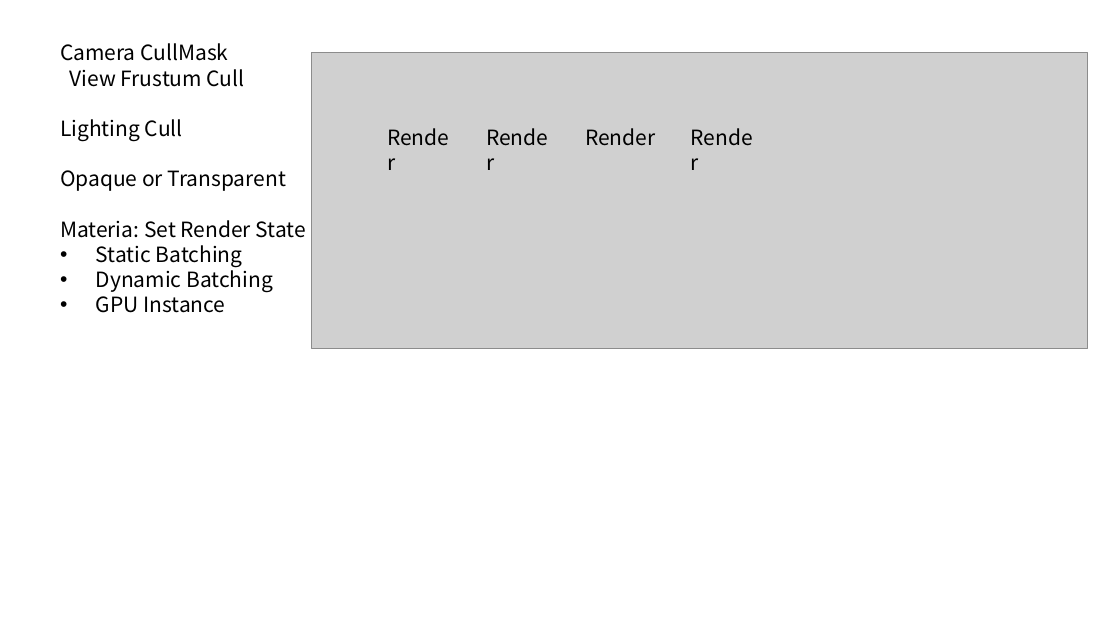
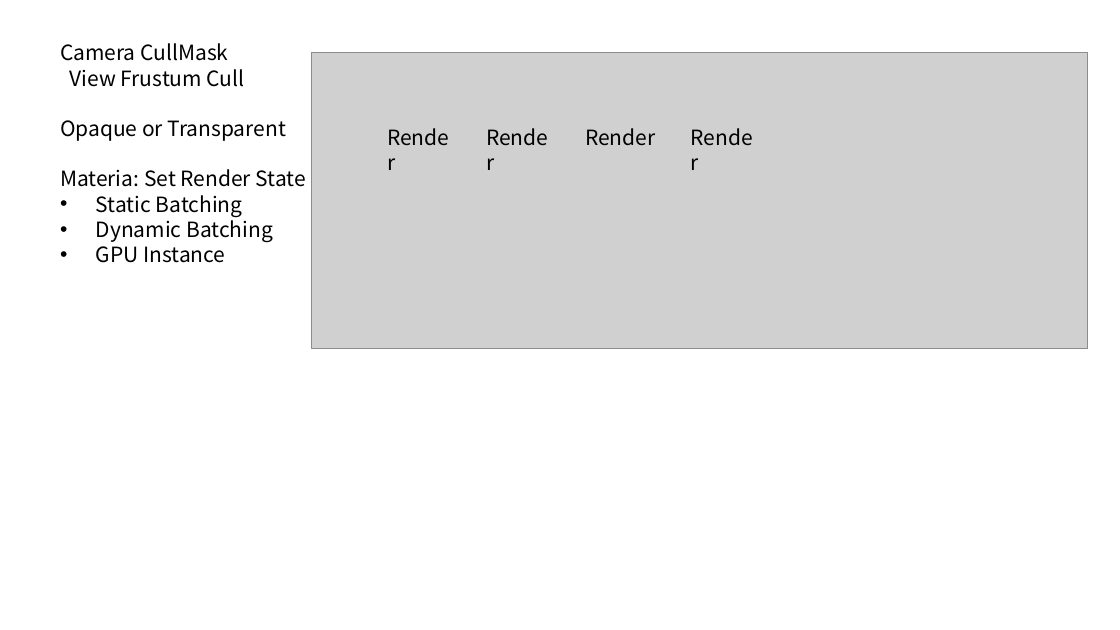
Before and after one commit to mshandle/GStar, a slide deck: slide 8 of Document/les1/les1PPT.pptx. Drawn at 1120x630 pixels with LibreOffice and Linux fonts; fonts in the diff are those of the drawing; grey boxes stand for pictures. Boxes give left, top, right and bottom in pixels: in the first picture for what was removed or moved away, otherwise in the second. Text is boxed around its words. In the diff, an @@ line names an element or a change of style, - is before the commit and + after.

```diff
--- a/Document/les1/les1PPT.pptx
+++ b/Document/les1/les1PPT.pptx
@@ text at (60, 119, 183, 141): paragraph removed @@
-Lighting Cull
```
Also in this commit, not shown: 9 other files.
